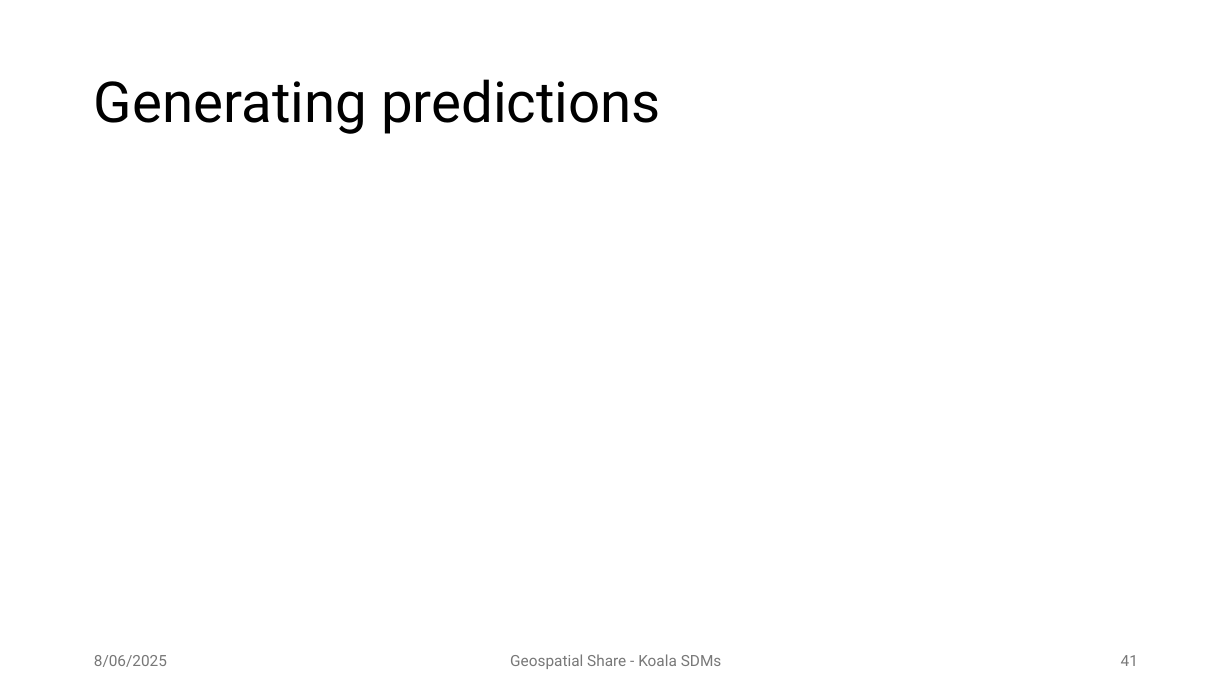
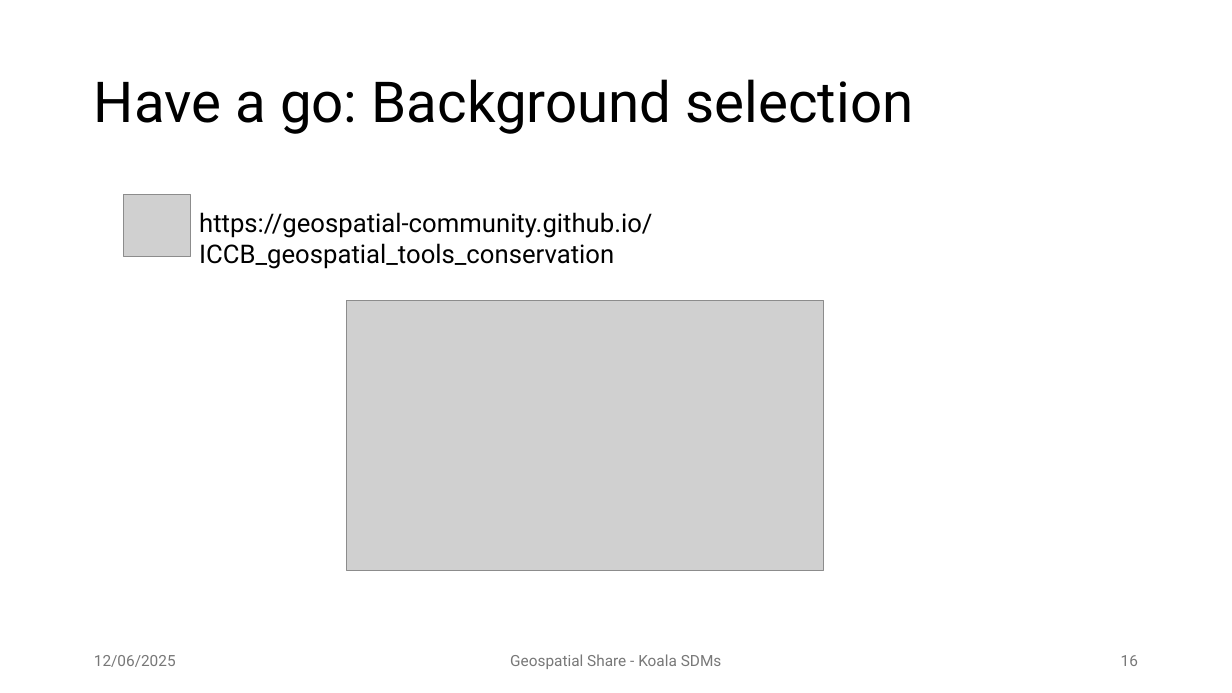
Before and after one commit to patch105/ICCB_koala_sdm, a slide deck: slide 16 of ICCB_koala_sdm_slides.pptx (slide 41 before the commit). Drawn at 1232x693 pixels with LibreOffice and Linux fonts; fonts in the diff are those of the drawing; grey boxes stand for pictures; background and template pictures are left out. Boxes give left, top, right and bottom in pixels: in the first picture for what was removed or moved away, otherwise in the second. Text is boxed around its words. In the diff, an @@ line names an element or a change of style, - is before the commit and + after.

```diff
--- a/ICCB_koala_sdm_slides.pptx
+++ b/ICCB_koala_sdm_slides.pptx
@@ title at box(94, 79, 914, 134): text changed @@
-Generating predictions
+Have a go: Background selection
@@ picture added at box(124, 194, 190, 257) @@
@@ text added at box(199, 212, 652, 269), 20 pt, text #000000 @@
+https://geospatial-community.github.io/ICCB_geospatial_tools_conservation
@@ picture added at box(347, 301, 823, 571) @@
@@ text at box(94, 655, 176, 667): text changed @@
-8/06/2025
+12/06/2025
@@ page number at box(1121, 655, 1138, 666): text changed @@
-41
+16
```
Also in this commit, not shown: 26 other slides changed, 20 slides removed, 1 other file.
